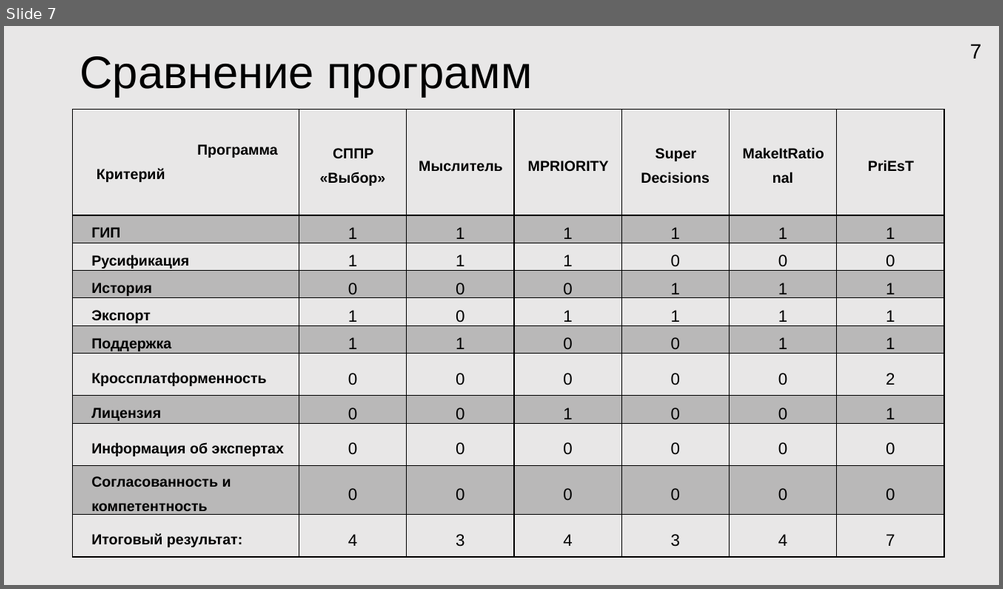
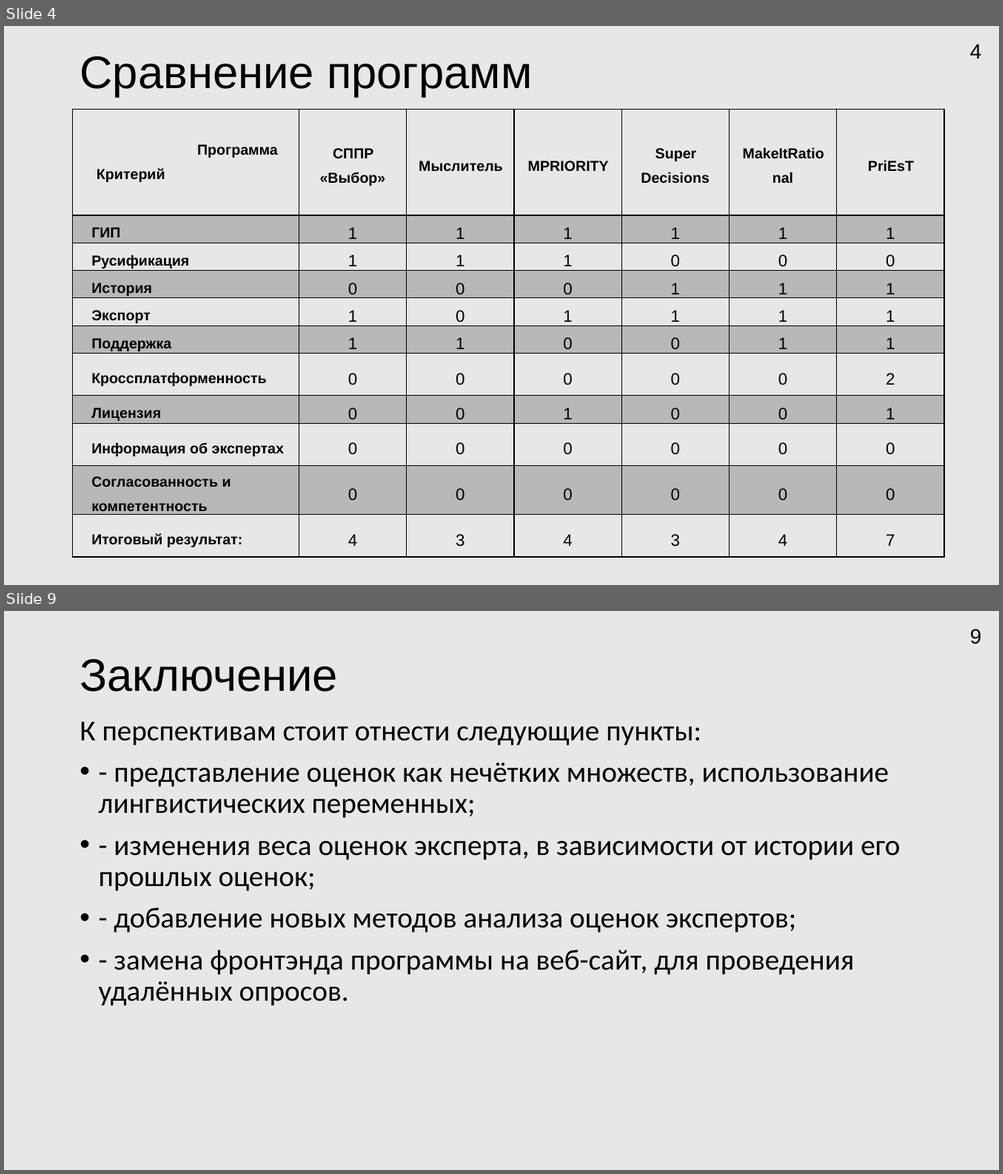
Before and after one commit to HORNetpy/testgitrepo, a slide deck: Docs/Мои документы/Презентация Microsoft PowerPoint.pptx. Shown one above the other, each under a label of ours: slide 7 before the commit, slides 4 and 9 after it; the slides between them are not shown. The pictures are 1003x589 and 1003x1174 pixels, drawn with LibreOffice and Linux fonts; fonts in the diff are those of the drawing. Boxes give left, top, right and bottom in pixels: in the first picture for what was removed or moved away, otherwise in the second. Text is boxed around its words. In the diff, an @@ line names an element or a change of style, - is before the commit and + after.

```diff
--- a/Docs/Мои документы/Презентация Microsoft PowerPoint.pptx
+++ b/Docs/Мои документы/Презентация Microsoft PowerPoint.pptx
@@ slide 9 added at bbox=[4, 611, 999, 1170], background #E9E7E7 @@
@@ page number added at bbox=[970, 629, 982, 644], 20 pt, text #000000 @@
+9
@@ title added at bbox=[79, 659, 338, 692], 44 pt, text #000000 @@
+Заключение
@@ text added at bbox=[79, 722, 899, 1006], 28 pt, text #000000 @@
+К перспективам стоит отнести следующие пункты:
+• - представление оценок как нечётких множеств, использование лингвистических переменных;
+• - изменения веса оценок эксперта, в зависимости от истории его прошлых оценок;
+• - добавление новых методов анализа оценок экспертов;
+• - замена фронтэнда программы на веб-сайт, для проведения удалённых опросов.
@@ what was slide 7 is now slide 4 @@
@@ page number at bbox=[970, 44, 982, 59]: text changed @@
-7
+4
```
Also in this commit, not shown: 5 slides changed, 2 other slides added, 13 slides removed, 13 other files.
